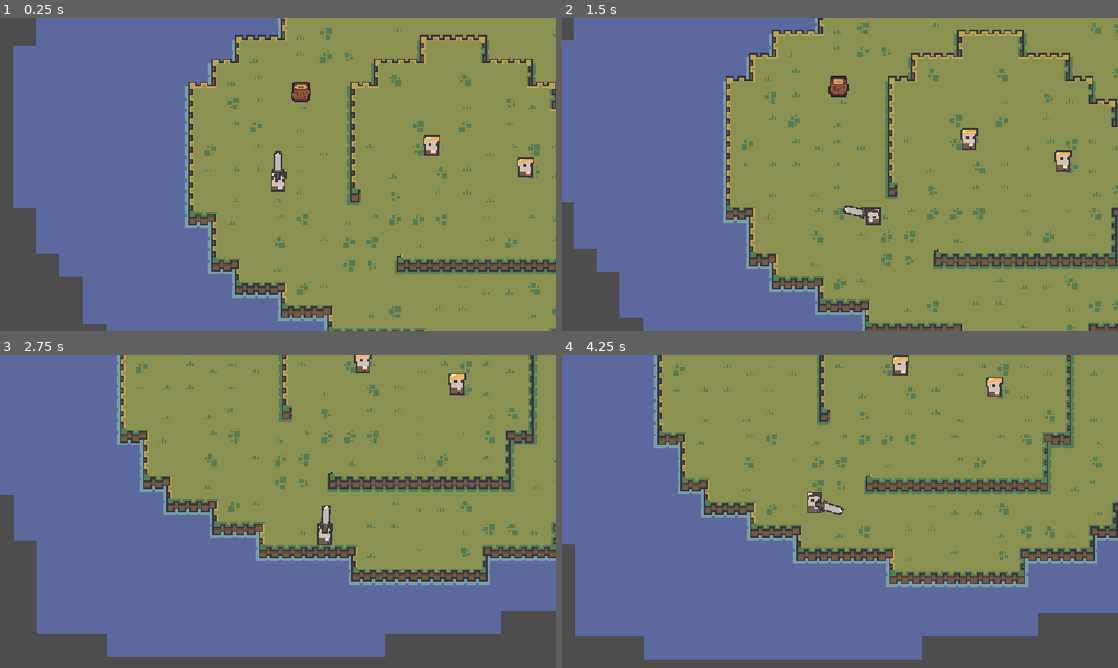
Above: before the commit, frames 1-4 (two rows, left to right).
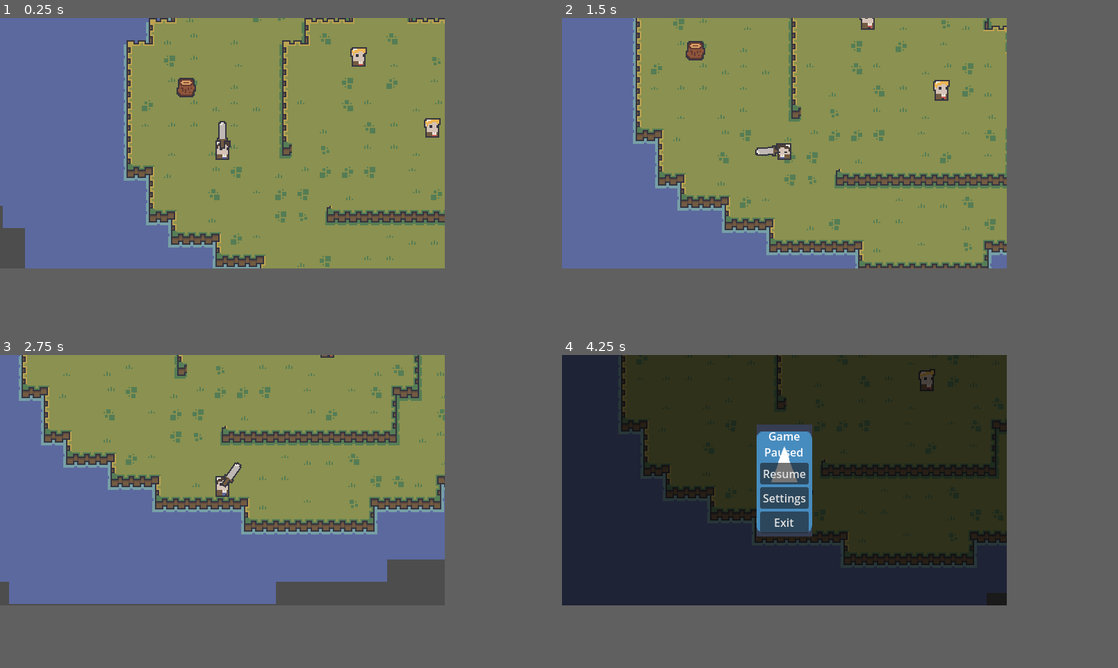
Above: after the commit, the same moments.

Repository: Carcotmed/adventure-game
Game: Godot game, scene res://Core/MainGame.tscn
Same seed, same stepped clock (60 frames per second), same inputs: the game is played once before the commit and once after it. Before the commit the project starts from res://game.tscn. The engine's default icon, where the game draws it, is replaced by a stand-in: a white triangle on a blue panel in a dark square.
Inputs (mouse positions are in pixels of both pictures, inside the frame that each line leads up to):
- Up to frame 1 (0.25 s): no input
- Up to frame 2 (1.5 s): move the mouse to (962, 158) at 0.52 s; hold D (right) 0.53-1.28 s; click (962, 158) at 0.6 s; move the mouse to (728, 190) at 1.27 s; hold S (down) from 1.28 s (still down); tap Shift (roll) at 1.35 s
- Up to frame 3 (2.75 s): move the mouse to (333, 442) at 2.02 s; release S (down) at 2.03 s; hold D (right) from 2.03 s (still down); click (333, 442) at 2.1 s
- Up to frame 4 (4.25 s): move the mouse to (812, 574) at 2.77 s; release D (right) at 2.78 s; hold W (up) 2.78-3.53 s; tap Shift (roll) at 2.85 s; move the mouse to (1006, 558) at 3.52 s; hold A (left) from 3.53 s (still down); click (1006, 558) at 3.6 s; tap Escape (pause, bound only after the commit) at 4.15 s
In our replay, the window is 800x450 before the commit and 640x360 after it. These sizes can differ from the game's own. Grey fills any space a smaller window leaves; there, only what the larger window draws over its background counts as a difference.

The runs differ from the first frame. In frame 1, 32% of the frame differs, in the area x 0-100%, y 0-100%; in frame 2, 35%; in frame 3, 46%; in frame 4, 85%.

Commit message:
Lots of changes

Diff:
--- a/Characters/Player/Player.tscn
+++ b/Characters/Player/Player.tscn
@@ -340,9 +340,9 @@
 script = ExtResource("8_wraqo")
 state_idle = NodePath("../StateIdle")
 
-[node name="StateDie" type="Node" parent="StateManager" unique_id=1993835455 node_paths=PackedStringArray("hand_pivot", "hurtbox_component", "invincibility_frames_component")]
+[node name="StateDie" type="Node" parent="StateManager" unique_id=1993835455 node_paths=PackedStringArray("weapon", "hurtbox_component", "invincibility_frames_component")]
 script = ExtResource("9_0ij6m")
-hand_pivot = NodePath("../../HandPivot")
+weapon = NodePath("../../HandPivot/Weapon")
 hurtbox_component = NodePath("../../HurtboxComponent")
 invincibility_frames_component = NodePath("../../InvincibilityFramesComponent")
 
@@ -384,3 +384,6 @@
 [node name="InventoryComponent" type="Node" parent="." unique_id=885724644]
 script = ExtResource("17_5xivi")
 metadata/_custom_type_script = "uid://c2jwq333u16x7"
+
+[node name="Camera2D" type="Camera2D" parent="." unique_id=938168169]
+zoom = Vector2(2, 2)
--- a/Characters/Player/States/state_die.gd
+++ b/Characters/Player/States/state_die.gd
@@ -1,15 +1,15 @@
 extends State
 
 @onready var sprite: AnimatedSprite2D = %Sprite
-@export var hand_pivot: HandPivot
+@export var weapon: Weapon
 @export var hurtbox_component: HurtboxComponent
 @export var invincibility_frames_component: InvincibilityFramesComponent
 
 func enter() -> void:
 	sprite.animation_finished.connect(_on_sprite_animation_finished)
 	sprite.play("die")
-	hand_pivot.set_process(false)
-	hand_pivot.set_deferred("visible", false)
+	weapon.set_process(false)
+	weapon.set_deferred("visible", false)
 	hurtbox_component.set_deferred("monitoring", false)
 	invincibility_frames_component.stop()
 
--- /dev/null
+++ b/Core/MainGame.tscn
@@ -0,0 +1,69 @@
+[gd_scene format=3 uid="uid://trqgmmyo8yv0"]
+
+[ext_resource type="Script" uid="uid://c4nwsgmm0keti" path="res://Core/main_game.gd" id="1_pe1jx"]
+[ext_resource type="PackedScene" uid="uid://drpcf26x7u1k6" path="res://UI/Menus/PauseMenu.tscn" id="7_pg52c"]
+
+[node name="MainGame" type="Node" unique_id=376425869]
+process_mode = 3
+script = ExtResource("1_pe1jx")
+
+[node name="Systems" type="Node" parent="." unique_id=1026586494]
+
+[node name="World" type="Node2D" parent="." unique_id=183152476]
+process_mode = 1
+
+[node name="EntityRoot" type="Node2D" parent="World" unique_id=1092149670]
+unique_name_in_owner = true
+
+[node name="LevelRoot" type="Node2D" parent="World" unique_id=116989499]
+unique_name_in_owner = true
+
+[node name="EffectRoot" type="Node2D" parent="World" unique_id=973474657]
+unique_name_in_owner = true
+
+[node name="HudLayer" type="CanvasLayer" parent="." unique_id=1970418210]
+unique_name_in_owner = true
+process_mode = 3
+layer = 10
+
+[node name="HudRoot" type="Control" parent="HudLayer" unique_id=1932766632]
+layout_mode = 3
+anchors_preset = 15
+anchor_right = 1.0
+anchor_bottom = 1.0
+grow_horizontal = 2
+grow_vertical = 2
+mouse_filter = 2
+
+[node name="PauseLayer" type="CanvasLayer" parent="." unique_id=961123065]
+unique_name_in_owner = true
+process_mode = 2
+layer = 20
+
+[node name="PauseRoot" type="Control" parent="PauseLayer" unique_id=1833228985]
+layout_mode = 3
+anchors_preset = 15
+anchor_right = 1.0
+anchor_bottom = 1.0
+grow_horizontal = 2
+grow_vertical = 2
+mouse_filter = 2
+
+[node name="PauseMenu" parent="PauseLayer/PauseRoot" unique_id=693253241 instance=ExtResource("7_pg52c")]
+process_mode = 0
+visible = false
+layout_mode = 1
+
+[node name="TransitionLayer" type="CanvasLayer" parent="." unique_id=285429263]
+unique_name_in_owner = true
+process_mode = 3
+layer = 100
+
+[node name="TransitionRoot" type="Control" parent="TransitionLayer" unique_id=1054100569]
+layout_mode = 3
+anchors_preset = 15
+anchor_right = 1.0
+anchor_bottom = 1.0
+grow_horizontal = 2
+grow_vertical = 2
+mouse_filter = 2
--- /dev/null
+++ b/Core/game_manager.gd
@@ -0,0 +1,26 @@
+extends Node
+
+var random = RandomNumberGenerator.new()
+
+var game_paused := false
+signal game_state_changed(game_paused: bool)
+
+func _ready() -> void:
+	process_mode = Node.PROCESS_MODE_ALWAYS
+
+func pause_game() -> void:
+	game_paused = true
+	get_tree().paused = true
+	game_state_changed.emit(game_paused)
+
+func resume_game() -> void:
+	game_paused = false
+	get_tree().paused = false
+	game_state_changed.emit(game_paused)
+
+func _input(event: InputEvent) -> void:
+	if Input.is_action_just_pressed("pause"):
+		if game_paused:
+			resume_game()
+		else:
+			pause_game()
--- /dev/null
+++ b/Core/main_game.gd
@@ -0,0 +1,82 @@
+class_name MainGame
+extends Node
+
+const PLAYER_SCENE_RES = "res://Characters/Player/Player.tscn"
+const MAP = "res://Levels/map.tscn"
+
+@onready var entity_root: Node2D = %EntityRoot
+@onready var level_root: Node2D = %LevelRoot
+@onready var effect_root: Node2D = %EffectRoot
+
+@onready var hud_layer: CanvasLayer = %HudLayer
+@onready var pause_layer: CanvasLayer = %PauseLayer
+@onready var transition_layer: CanvasLayer = %TransitionLayer
+
+var player: Player
+var _current_level: BaseLevel
+
+func _ready() -> void:
+	_init_player()
+	load_level(MAP)
+
+func _init_player() -> void:
+	var player_scene = ResourceLoader.load(PLAYER_SCENE_RES) as PackedScene
+	if player_scene == null:
+		push_error("Could not load player scene: " + PLAYER_SCENE_RES)
+		return
+
+	player = player_scene.instantiate()
+	if player == null:
+		push_error("Loaded player scene does not extend player or DNE: " + PLAYER_SCENE_RES)
+		return
+
+	entity_root.add_child(player)
+
+func load_level(level_scene_res: String) -> void:
+	_deferred_load_level.call_deferred(level_scene_res)
+
+func _deferred_load_level(level_scene_res: String) -> void:
+	if _current_level != null:
+		_current_level.queue_free()
+		_cleanup_entities()
+		_current_level = null
+		await get_tree().process_frame
+
+	var new_level_packed = ResourceLoader.load(level_scene_res) as PackedScene
+	if new_level_packed == null:
+		push_error("Could not load level scene: " + level_scene_res)
+		return
+
+	var new_level = new_level_packed.instantiate()
+
+	if not new_level:
+		push_error("Could not instantiate new level " + level_scene_res)
+		return
+
+	if not new_level is BaseLevel:
+		push_error("Loaded level is not of type BaseLevel: " + level_scene_res)
+		return
+
+	_current_level = new_level
+
+	level_root.add_child(_current_level)
+
+	_place_player_at_level_spawn()
+	_load_level_entities()
+	#_setup_level_camera()
+
+func _place_player_at_level_spawn() -> void:
+	player.global_position = _current_level.get_default_player_spawn()
+
+func _cleanup_entities() -> void:
+	for child in entity_root.get_children():
+		if child is not Player:
+			child.queue_free()
+
+func _load_level_entities() -> void:
+	for child in _current_level.get_entity_root().get_children():
+		child.reparent(entity_root)
+
+#func _setup_level_camera() -> void:
+	#var level_camera: Camera2D = _current_level.get_player_camera()
+	#level_camera.reparent(player)
--- /dev/null
+++ b/Levels/base_level.gd
@@ -0,0 +1,12 @@
+@abstract
+class_name BaseLevel
+extends Node
+
+@abstract
+func get_default_player_spawn() -> Vector2
+
+@abstract
+func get_entity_root() -> Node2D
+
+#@abstract
+#func get_player_camera() -> Camera2D
--- /dev/null
+++ b/Levels/map.gd
@@ -0,0 +1,11 @@
+class_name Map
+extends BaseLevel
+
+@onready var player_spawn_marker: PlayerSpawnMarker = %PlayerSpawnMarker
+@onready var entity_root: Node2D = %EntityRoot
+
+func get_default_player_spawn() -> Vector2:
+	return player_spawn_marker.global_position
+
+func get_entity_root() -> Node2D:
+	return entity_root
--- a/Maps/map.tscn
+++ b/Levels/map.tscn
@@ -1,9 +1,15 @@
 [gd_scene format=4 uid="uid://cyoyv6rq8gnh"]
 
 [ext_resource type="TileSet" uid="uid://dgurcfju0hlil" path="res://Assets/Tilesets/forest_/forest_tileset.tres" id="1_tfcjo"]
+[ext_resource type="Script" uid="uid://b36deua3tysc7" path="res://Levels/map.gd" id="1_yjb6t"]
+[ext_resource type="Script" uid="uid://dko1162mmicmu" path="res://Utils/player_spawn.gd" id="3_borke"]
+[ext_resource type="PackedScene" uid="uid://bfccy45t23u12" path="res://Characters/Enemies/Human/TestEnemy.tscn" id="4_vw7rh"]
+[ext_resource type="PackedScene" uid="uid://djs0mwcq7y32n" path="res://Characters/Items/Pickup.tscn" id="5_4ba8g"]
+[ext_resource type="Resource" uid="uid://cdjj4sqvj6jb2" path="res://Resources/Items/wood.tres" id="6_xqiop"]
 
 [node name="Map" type="Node2D" unique_id=766467617]
 z_index = -10
+script = ExtResource("1_yjb6t")
 
 [node name="TileMapLayer" type="TileMapLayer" parent="." unique_id=860292098]
 tile_map_data = PackedByteArray("AAD+//7/AAALAAEAAAD+////AAAIAAIAAAD+/wAAAAACAAYAAAD+/wEAAAACAAYAAAD//wEAAAAJAAEAAAAAAA …(13728 unchanged characters)…
@@ -12,3 +18,22 @@
 [node name="TileMapLayer2" type="TileMapLayer" parent="." unique_id=715799567]
 tile_map_data = PackedByteArray("AAD8/wQAAAABAAQAAAD8/wMAAAABAAMAAAD8/wIAAAABAAIAAAD8/wEAAAABAAIAAAD8/wAAAAABAAMAAAD8// …(528 unchanged characters)…
 tile_set = ExtResource("1_tfcjo")
+
+[node name="PlayerSpawnMarker" type="Marker2D" parent="." unique_id=1880081816]
+unique_name_in_owner = true
+position = Vector2(-98, 67)
+script = ExtResource("3_borke")
+metadata/_custom_type_script = "uid://dko1162mmicmu"
+
+[node name="EntityRoot" type="Node2D" parent="." unique_id=204857181]
+unique_name_in_owner = true
+
+[node name="TestEnemy" parent="EntityRoot" unique_id=1517977786 instance=ExtResource("4_vw7rh")]
+
+[node name="TestEnemy2" parent="EntityRoot" unique_id=23091536 instance=ExtResource("4_vw7rh")]
+position = Vector2(53, 51)
+
+[node name="Pickup" parent="EntityRoot" unique_id=1803638715 instance=ExtResource("5_4ba8g")]
+position = Vector2(-124, 27)
+item_data = ExtResource("6_xqiop")
+quantity = 3
--- a/UI/Menus/PauseMenu.tscn
+++ b/UI/Menus/PauseMenu.tscn
@@ -1,27 +1,78 @@
 [gd_scene format=3 uid="uid://drpcf26x7u1k6"]
 
-[node name="PauseMenu" type="CenterContainer" unique_id=739979929]
+[ext_resource type="Script" uid="uid://dwmhk0ly14n22" path="res://UI/Menus/pause_menu.gd" id="1_764ii"]
+[ext_resource type="Texture2D" uid="uid://cpqef2ermc2pv" path="res://icon.svg" id="2_7vg67"]
+
+[node name="PauseMenu" type="Control" unique_id=1229452215 node_paths=PackedStringArray("resume_button")]
+process_mode = 3
+layout_mode = 3
 anchors_preset = 15
 anchor_right = 1.0
 anchor_bottom = 1.0
 grow_horizontal = 2
 grow_vertical = 2
+script = ExtResource("1_764ii")
+resume_button = NodePath("CenterContainer/PanelContainer/MarginContainer/VBoxContainer/ResumeButton")
 
 [node name="ColorRect" type="ColorRect" parent="." unique_id=1007432475]
+layout_mode = 1
+anchors_preset = 15
+anchor_right = 1.0
+anchor_bottom = 1.0
+grow_horizontal = 2
+grow_vertical = 2
+color = Color(0, 0, 0, 0.6627451)
+
+[node name="CenterContainer" type="CenterContainer" parent="." unique_id=739979929]
+layout_mode = 1
+anchors_preset = 8
+anchor_left = 0.5
+anchor_top = 0.5
+anchor_right = 0.5
+anchor_bottom = 0.5
+offset_left = -35.0
+offset_top = -40.5
+offset_right = 35.0
+offset_bottom = 40.5
+grow_horizontal = 2
+grow_vertical = 2
+size_flags_horizontal = 3
+size_flags_vertical = 3
+
+[node name="PanelContainer" type="PanelContainer" parent="CenterContainer" unique_id=1972636663]
 layout_mode = 2
-color = Color(0, 0, 0, 0.19607843)
 
-[node name="VBoxContainer" type="VBoxContainer" parent="." unique_id=501430798]
+[node name="NinePatchRect" type="NinePatchRect" parent="CenterContainer/PanelContainer" unique_id=537239702]
 layout_mode = 2
+texture = ExtResource("2_7vg67")
+region_rect = Rect2(21.563217, 18.123703, 85.04741, 93.32634)
+
+[node name="MarginContainer" type="MarginContainer" parent="CenterContainer/PanelContainer" unique_id=236495740]
+layout_mode = 2
+theme_override_constants/margin_left = 5
+theme_override_constants/margin_top = 5
+theme_override_constants/margin_right = 5
+theme_override_constants/margin_bottom = 5
+
+[node name="VBoxContainer" type="VBoxContainer" parent="CenterContainer/PanelContainer/MarginContainer" unique_id=501430798]
+layout_mode = 2
+theme_override_constants/separation = 4
 alignment = 1
-metadata/_edit_use_anchors_ = true
 
-[node name="GamePausedLabel" type="RichTextLabel" parent="VBoxContainer" unique_id=2061903573]
+[node name="GamePausedLabel" type="RichTextLabel" parent="CenterContainer/PanelContainer/MarginContainer/VBoxContainer" unique_id=2061903573]
 layout_mode = 2
-size_flags_vertical = 3
-text = "Game Paused
-"
+text = "Game Paused"
+fit_content = true
+horizontal_alignment = 1
 
-[node name="Button" type="Button" parent="VBoxContainer" unique_id=2025118634]
+[node name="ResumeButton" type="Button" parent="CenterContainer/PanelContainer/MarginContainer/VBoxContainer" unique_id=2025118634]
 layout_mode = 2
 text = "Resume"
+
+[node name="SettingsButton" type="Button" parent="CenterContainer/PanelContainer/MarginContainer/VBoxContainer" unique_id=1628262547]
+layout_mode = 2
+text = "Settings"
+
+[node name="ExitButton" type="Button" parent="CenterContainer/PanelContainer/MarginContainer/VBoxContainer" unique_id=126123248]
+layout_mode = 2
+text = "Exit"
--- /dev/null
+++ b/UI/Menus/pause_menu.gd
@@ -0,0 +1,19 @@
+extends Control
+
+@export var resume_button: Button
+
+# Called when the node enters the scene tree for the first time.
+func _ready() -> void:
+	visible = false
+	GameManager.game_state_changed.connect(_on_game_state_changed)
+	resume_button.pressed.connect(_on_resume_button_pressed)
+
+# Called every frame. 'delta' is the elapsed time since the previous frame.
+func _process(delta: float) -> void:
+	pass
+
+func _on_resume_button_pressed() -> void:
+	GameManager.resume_game()
+
+func _on_game_state_changed(game_paused: bool) -> void:
+	visible = game_paused
--- a/Utils/game_manager.gd
+++ /dev/null
@@ -1,3 +0,0 @@
-extends Node
-
-var random = RandomNumberGenerator.new()
--- /dev/null
+++ b/Utils/player_spawn.gd
@@ -0,0 +1,2 @@
+class_name PlayerSpawnMarker
+extends Marker2D
--- a/game.tscn
+++ /dev/null
@@ -1,48 +0,0 @@
-[gd_scene format=3 uid="uid://trqgmmyo8yv0"]
-
-[ext_resource type="PackedScene" uid="uid://bwovbbhbu5n5x" path="res://Characters/Player/Player.tscn" id="1_80nbo"]
-[ext_resource type="PackedScene" uid="uid://cyoyv6rq8gnh" path="res://Maps/map.tscn" id="1_e2o6t"]
-[ext_resource type="PackedScene" uid="uid://bfccy45t23u12" path="res://Characters/Enemies/Human/TestEnemy.tscn" id="3_feb5d"]
-[ext_resource type="PackedScene" uid="uid://djs0mwcq7y32n" path="res://Characters/Items/Pickup.tscn" id="4_fc0e3"]
-[ext_resource type="Resource" uid="uid://cdjj4sqvj6jb2" path="res://Resources/Items/wood.tres" id="5_7jktm"]
-
-[node name="Game" type="Node2D" unique_id=2135436123]
-
-[node name="Map" parent="." unique_id=766467617 instance=ExtResource("1_e2o6t")]
-
-[node name="Characters" type="Node2D" parent="Map" unique_id=352939104]
-y_sort_enabled = true
-
-[node name="TestEnemy2" parent="Map/Characters" unique_id=1517977786 instance=ExtResource("3_feb5d")]
-position = Vector2(66, 47)
-motion_mode = 1
-
-[node name="Player" parent="Map/Characters" unique_id=229729419 instance=ExtResource("1_80nbo")]
-position = Vector2(-105, 57)
-
-[node name="Camera" type="Camera2D" parent="Map/Characters/Player" unique_id=518985039]
-zoom = Vector2(3, 3)
-position_smoothing_enabled = true
-drag_horizontal_enabled = true
-drag_vertical_enabled = true
-drag_left_margin = 0.1
-drag_top_margin = 0.1
-drag_right_margin = 0.1
-drag_bottom_margin = 0.1
-
-[node name="TestEnemy" parent="Map/Characters" unique_id=2141857076 instance=ExtResource("3_feb5d")]
-position = Vector2(1, 32)
-motion_mode = 1
-
-[node name="EnemyArea" type="Area2D" parent="Map" unique_id=1526906663]
-
-[node name="CollisionPolygon2D" type="CollisionPolygon2D" parent="Map/EnemyArea" unique_id=318841677]
-position = Vector2(-4, 26)
-polygon = PackedVector2Array(20, -59, 117, 7, 117, 55, -44, 44, -46, -29)
-
-[node name="Node2D" type="Node2D" parent="Map" unique_id=34429051]
-
-[node name="Pickup" parent="Map/Node2D" unique_id=1803638715 instance=ExtResource("4_fc0e3")]
-position = Vector2(-89, 0)
-item_data = ExtResource("5_7jktm")
-quantity = 5
--- a/project.godot
+++ b/project.godot
@@ -27,8 +27,16 @@
 
 [display]
 
+window/size/viewport_width=640
+window/size/viewport_height=360
 window/stretch/mode="canvas_items"
-window/stretch/aspect="expand"
+window/stretch/scale_mode="integer"
+
+[file_customization]
+
+folder_colors={
+"res://docs/": "gray"
+}
 
 [input]
 
@@ -67,6 +75,11 @@
 "events": [Object(InputEventKey,"resource_local_to_scene":false,"resource_name":"","device":-1,"window_id":0,"alt_press …(195 unchanged characters)…
 ]
 }
+pause={
+"deadzone": 0.2,
+"events": [Object(InputEventKey,"resource_local_to_scene":false,"resource_name":"","device":-1,"window_id":0,"alt_pressed":false,"shift_pressed":false,"ctrl_pressed":false,"meta_pressed":false,"pressed":false,"keycode":0,"physical_keycode":4194305,"key_label":0,"unicode":0,"location":0,"echo":false,"script":null)
+]
+}
 
 [layer_names]
 
Binary file changed: Assets/Items/items.aseprite
Binary file changed: Assets/Items/items.png
Renamed: Utils/audio_manager.gd -> Core/audio_manager.gd
Renamed: Utils/audio_manager.gd.uid -> Core/audio_manager.gd.uid
Renamed: Utils/game_manager.gd.uid -> Core/game_manager.gd.uid
Not shown, added: Core/main_game.gd.uid
Not shown, added: Levels/base_level.gd.uid
Not shown, added: Levels/map.gd.uid
Not shown, added: UI/Menus/pause_menu.gd.uid
Not shown, added: Utils/player_spawn.gd.uid
Not shown, added: docs/index.apple-touch-icon.png.import
Not shown, added: docs/index.icon.png.import
(and 1 more such lines)
